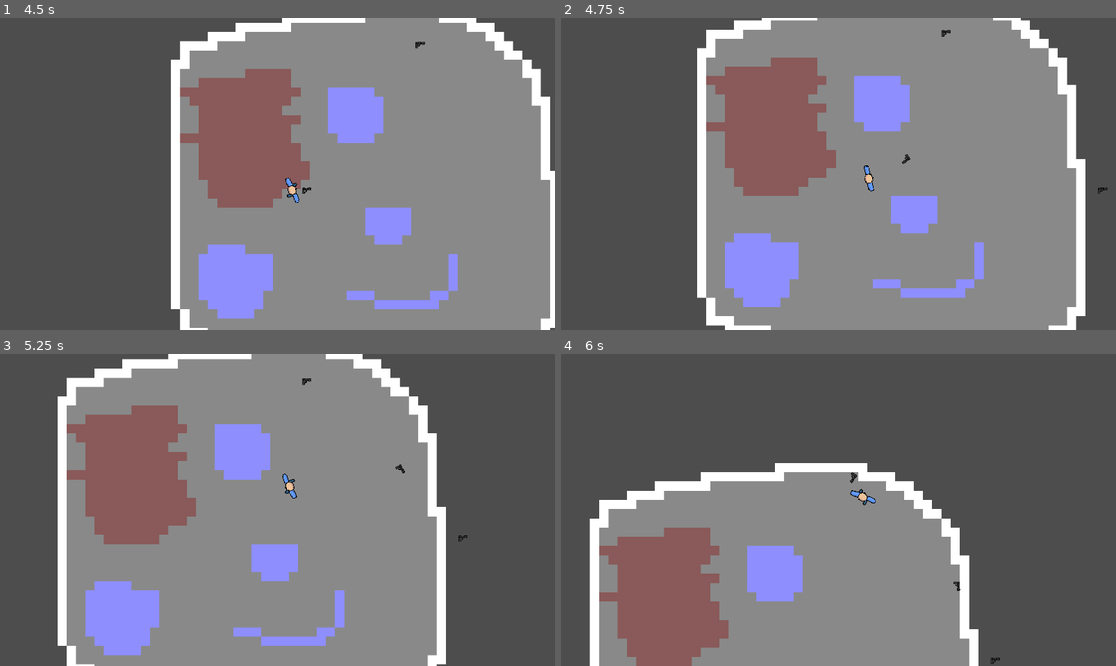
Above: before the commit, frames 1-4 (two rows, left to right).
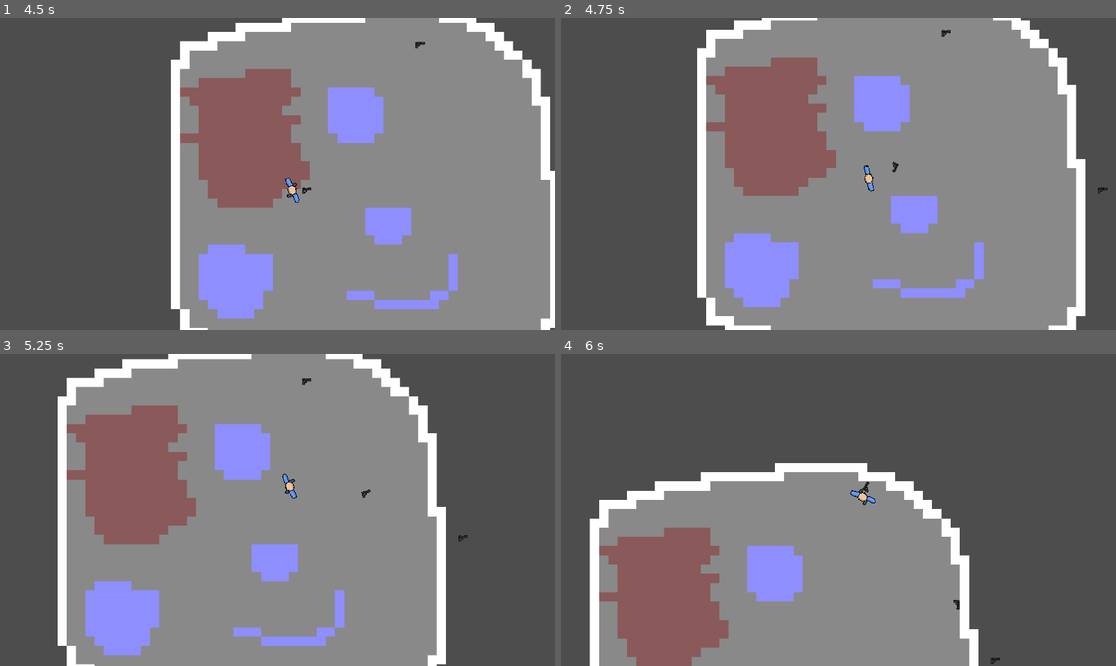
Above: after the commit, the same moments.

Repository: Marcelunio/Infernal_Night
Game: Godot game, scene res://Scenes/world.tscn
Two runs of this game, one before a commit and one after it. Both use one fixed random seed, a clock stepped at 60 frames per second and the inputs below.
Inputs (mouse positions are in pixels of both pictures, inside the frame that each line leads up to):
- Up to frame 1 (4.5 s): tap Enter at 0.5 s; move the mouse to (249, 236) at 0.52 s; hold W (move_up) 0.53-2.03 s; right-click (249, 236) at 0.6 s; move the mouse to (444, 220) at 1.27 s; tap Shift (control_camera) at 1.35, 4.35 s; right-click (444, 220) at 1.55 s; move the mouse to (111, 127) at 2.02 s; hold A (move_left) 2.03-3.53 s; click (111, 127) at 2.1 s; right-click (111, 127) at 2.3 s; move the mouse to (305, 174) at 2.77 s; right-click (305, 174) at 2.85 s; tap Space at 3.5 s; move the mouse to (194, 96) at 3.52 s; hold S (move_down) 3.53-4.28 s; right-click (194, 96) at 3.6 s; move the mouse to (399, 158) at 4.27 s; hold D (move_right) from 4.28 s (still down)
- Up to frame 2 (4.75 s): keep holding D (move_right); right-click (960, 158) at 4.55 s
- Up to frame 3 (5.25 s): move the mouse to (166, 525) at 5.02 s; release D (move_right) at 5.03 s; hold W (move_up) from 5.03 s (still down); click (166, 525) at 5.1 s
- Up to frame 4 (6 s): right-click (727, 525) at 5.3 s; move the mouse to (894, 441) at 5.77 s; release W (move_up) at 5.78 s; hold D (move_right) from 5.78 s (still down); right-click (894, 441) at 5.85 s

Frame 1 is identical in both runs. In frame 2, less than 0.1% of the frame differs, in the area x 59-63%, y 43-50%; in frame 3, less than 0.1%; in frame 4, less than 0.1%, in the area x 52-72%, y 37-82%.

Commit message:
Adjust throw mechanic
Throw now throws less when going in the other direction

Diff:
--- a/Source/WeaponPickup.gd
+++ b/Source/WeaponPickup.gd
@@ -2,6 +2,7 @@
 
 @export var weapon_name: String = "Pistol"
 @export var throw_force: float = 1000
+var player_velocity_to_throw_force:float =0.6
 var is_picked_up: bool = false
 
 #do fizyki rzucania bronia
@@ -74,12 +75,10 @@
 	show()
 
 	var throw_direction = Vector2.RIGHT.rotated(player.rotation - deg_to_rad(90))
-	var total_force = velocity_player + throw_force
 
 	#freeze = false #wlacza fizyke
 	is_thrown = true
-	apply_impulse(throw_direction * total_force)
-
+	apply_impulse(throw_direction * throw_force + velocity_player*player_velocity_to_throw_force)
 func shoot(spawn_pos: Vector2, player):
 	print("DEBUG - oddano strzal")
 	var bullet = preload("res://Scenes/bullet.tscn").instantiate()
--- a/Source/player.gd
+++ b/Source/player.gd
@@ -40,7 +40,7 @@
 
 	if Input.is_action_just_pressed("throw"):
 		if current_weapon != null:
-			current_weapon.throw(global_position, velocity.length())
+			current_weapon.throw(global_position, velocity)
 			current_weapon = null
 		else:
 			print("Nie masz broni do wyrzucenia")
